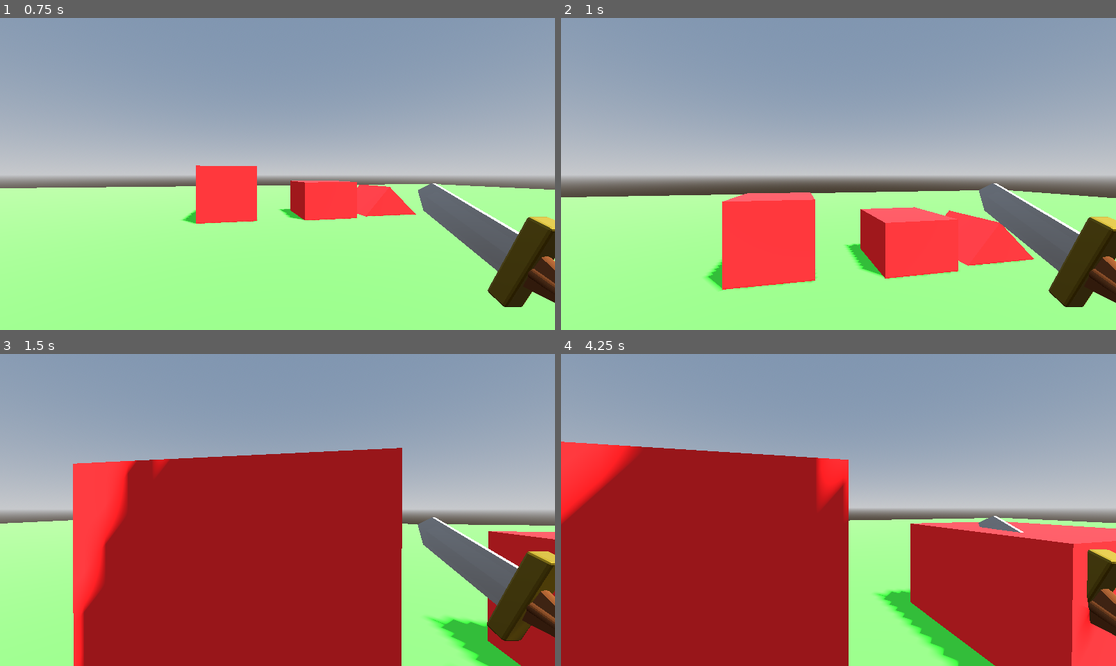
Above: before the commit, frames 1-4 (two rows, left to right).
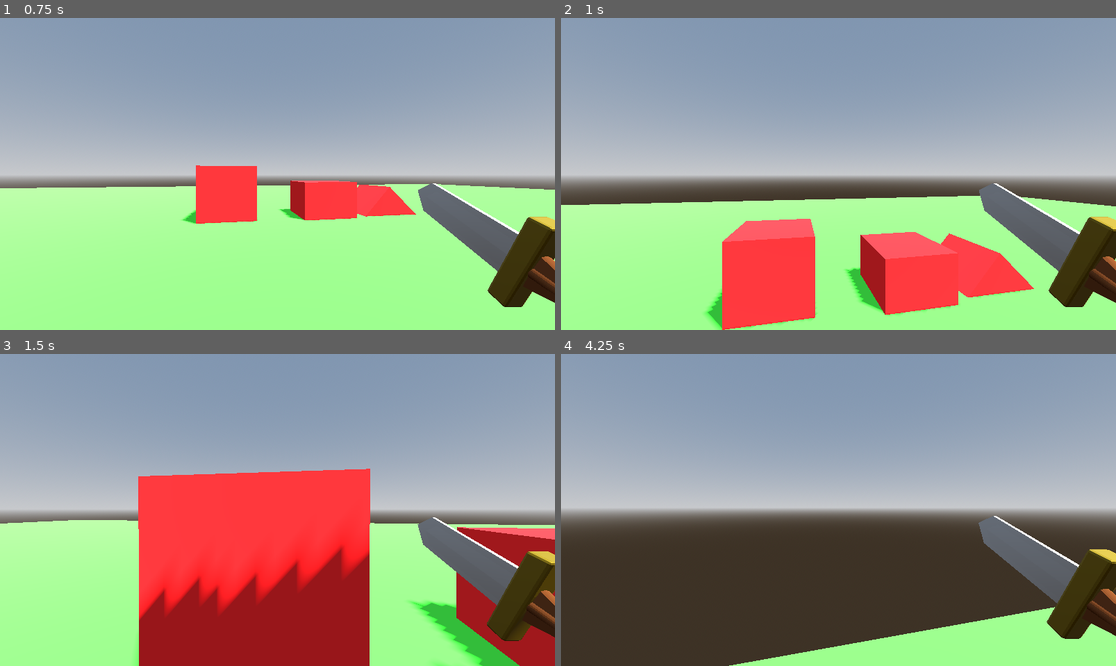
Above: after the commit, the same moments.

Repository: MrDragonMister/Raid_And_Rescue
Game: Godot game, scene res://node.tscn
Same seed, same stepped clock (60 frames per second), same inputs: the game is played once before the commit and once after it.
Inputs (mouse positions are in pixels of both pictures, inside the frame that each line leads up to):
- Up to frame 1 (0.75 s): tap Enter at 0.5 s; move the mouse to (305, 174) at 0.52 s; hold W (move_forwards) from 0.53 s (still down); hold Shift (crouch) from 0.53 s (still down)
- Up to frame 2 (1 s): keep holding W (move_forwards); keep holding Shift (crouch); tap Space (jump) at 0.77 s
- Up to frame 3 (1.5 s): keep holding W (move_forwards); move the mouse to (249, 510) at 1.27 s; release Shift (crouch) at 1.28 s; tap Shift (crouch) at 1.35 s
- Up to frame 4 (4.25 s): keep holding W (move_forwards); tap Space (jump) at 1.52, 3.02, 3.77 s; move the mouse to (849, 503) at 2.02 s; hold Shift (crouch) 2.03-2.78 s; move the mouse to (832, 516) at 2.77 s; tap Shift (crouch) at 2.85 s; move the mouse to (877, 513) at 3.52 s; hold Shift (crouch) from 3.53 s (still down)

Frame 1 is identical in both runs. In frame 2, 14% of the frame differs, in the area x 0-100%, y 55-100%; in frame 3, 31%; in frame 4, 55%, in the area x 0-100%, y 28-100%.

Commit message:
fixed freecam and some other things
freecam movementt is minecraft style now

Diff:
--- a/Player.gd
+++ b/Player.gd
@@ -2,7 +2,7 @@
 
 
 const SPEED = 5
-const JUMP_VELOCITY = 4
+const JUMP_VELOCITY = 6
 const SENSITIVITY = 0.003
 const AIR_SPEED = 5
 
@@ -69,11 +69,25 @@
 #freecam movement
 func freecam_movement(delta: float) -> void:
 	var input_dir: Vector2 = Input.get_vector("move_left", "move_right", "move_forwards", "move_backwards")
-	var direction: Vector3 = cameraf.transform.basis * Vector3(input_dir.x, 0, input_dir.y)
+
+	#get forward direction
+	var forward = cameraf.transform.basis.z
+	forward.y = 0  # Ignore vertical component
+	forward = forward.normalized()
+
+	#get right direction
+	var right = cameraf.transform.basis.x.normalized()
+
+	#calculate movement direction
+	var direction: Vector3 = right * input_dir.x + forward * input_dir.y
+
+	#vertical movement
 	if Input.is_action_pressed("jump"):
 		direction.y += 1
 	if Input.is_action_pressed("crouch"):
 		direction.y -= 1
+
+	#apply movement
 	if direction.length() > 0:
 		direction = direction.normalized() * freecam_speed * delta
 		cameraf.position += direction
@@ -96,7 +110,7 @@
 			rotation.y -= event.relative.x * freecam_sensitivity
 			cameraf.rotation_degrees = Vector3(rotation.x, rotation.y, 0)
 
-
+#player movement
 func _physics_process(delta: float) -> void:
 	# Add the gravity.
 	if not is_on_floor():
Not shown, added: shortsword.mtl
